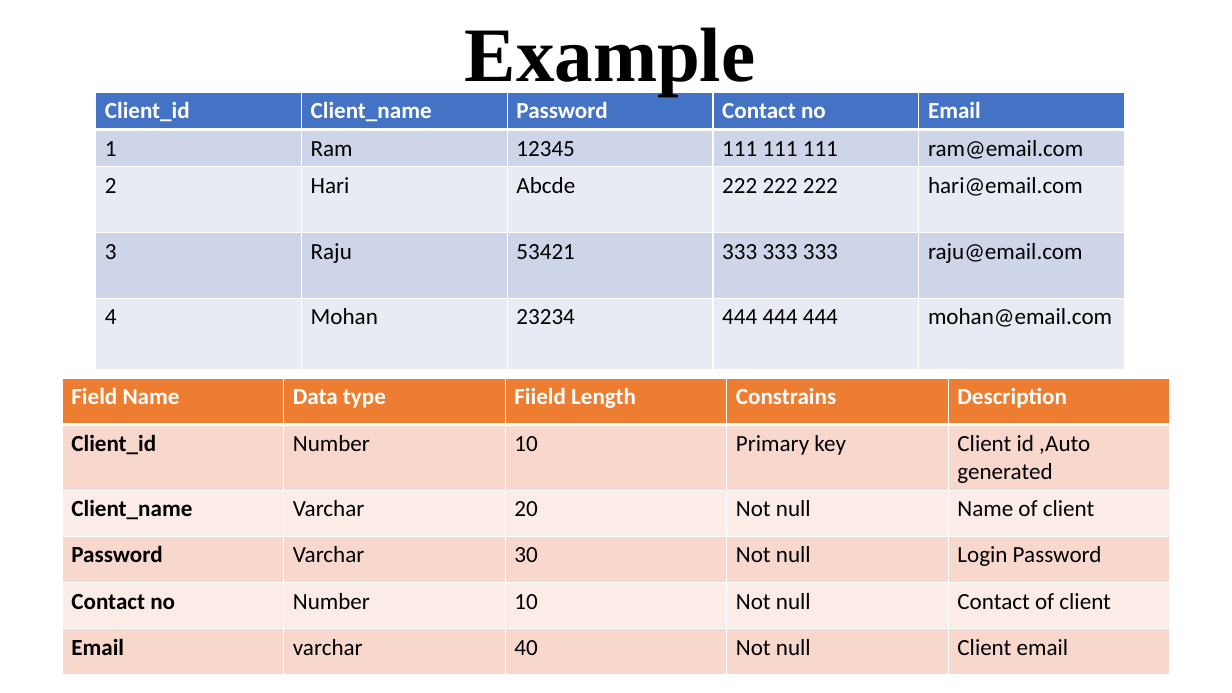
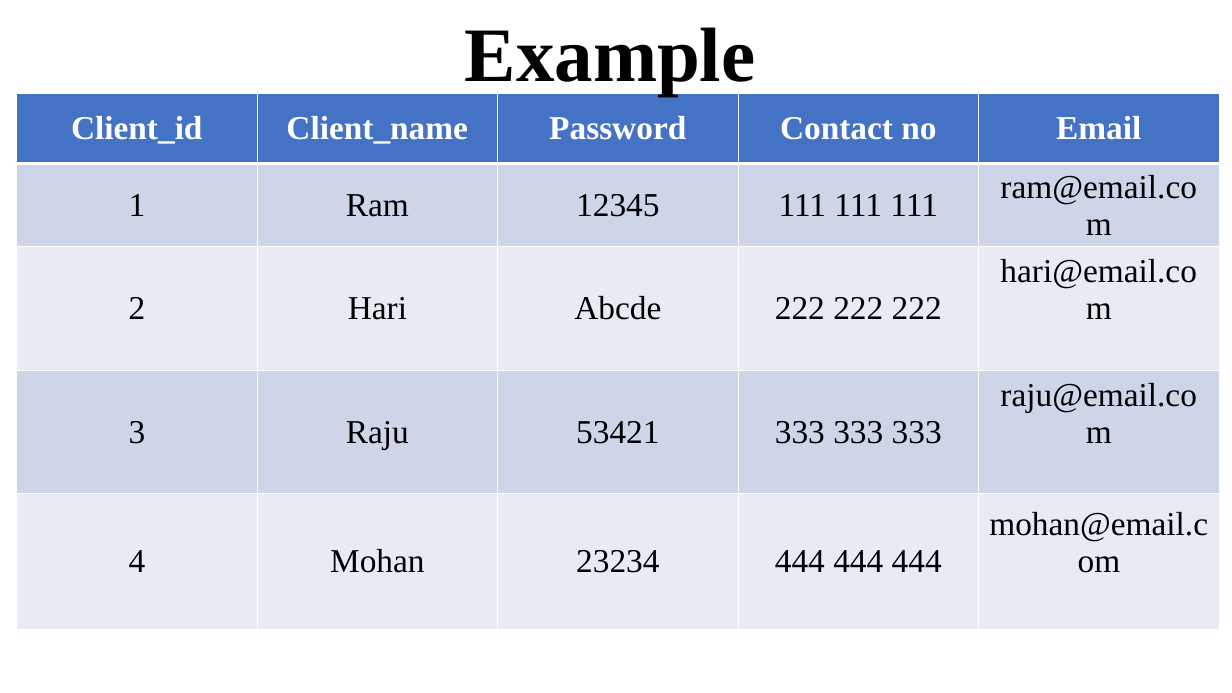
Before and after one commit to tamanghawana0815/SAD-ppt, a slide deck: slide 21 of Presentation.pptx. Drawn at 1232x693 pixels with LibreOffice and Linux fonts; fonts in the diff are those of the drawing; background and template pictures are left out. Boxes give left, top, right and bottom in pixels: in the first picture for what was removed or moved away, otherwise in the second. Text is boxed around its words. In the diff, an @@ line names an element or a change of style, - is before the commit and + after.

Commit message:
Complete slide

```diff
--- a/Presentation.pptx
+++ b/Presentation.pptx
@@ table at bbox=[17, 93, 1218, 649] @@
@@ size 18 to 26 pt, font Calibri to Times New Roman @@
@@ alignment left to centre @@
@@ table: place and size @@
-table at bbox=[95, 92, 1126, 367]
+table at bbox=[17, 93, 1218, 649]
@@ table removed at bbox=[62, 378, 1171, 674], 6 rows, 5 columns @@
-Field Name | Data type | Fiield Length | Constrains | Description
-Client_id | Number | 10 | Primary key | Client id ,Auto generated
-Client_name | Varchar | 20 | Not null | Name of client
-Password | Varchar | 30 | Not null | Login Password
-Contact no | Number | 10 | Not null | Contact of client
-Email | varchar | 40 | Not null | Client email
```
Also in this commit, not shown: 4 other slides changed, 1 slide added.
